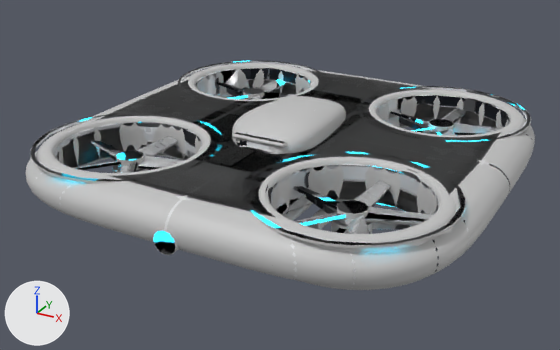
Before and after pictures for a commit that changed the Blender file Tools/ModelFactory/R4SixStyles1/source/01_CleanFuturistic/FlyingDrone_SOURCE.blend.
Camera for both pictures: a 50 mm lens placed at (0.318, -0.605, 0.31), pointed at (-0.006, -0.017, 0.016). The lights are fixed; the arrows at lower left show +X, +Y and +Z. The first picture is the older version.

Names of what the first picture shows: 'FlyingDrone_Body', 'FlyingDrone_LOD1', 'HI_canopy', 'HI_duct', 'HI_duct.001', 'HI_duct.002', 'HI_duct.003', 'HI_ductlight.001', 'HI_slab' and 15 more.
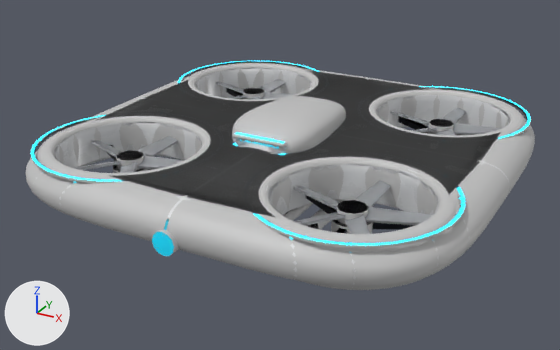
Pixel boxes (x1, y1, x2, y2) of what changed, in the pictures (560 x 350 px; the box of a moved part takes in the faces that stretch with it):
'FlyingDrone_LOD1', reshaped
    before: (32, 61, 529, 255)
    after: (32, 61, 529, 256)
part 1 of me_flyingdrone_body, moved or reshaped
    before: (154, 231, 175, 255)
    after: (152, 232, 173, 256)
part 2 of me_flyingdrone_body, surface changed
    both: (31, 61, 531, 272)
part 3 of me_flyingdrone_body_002, surface changed
    both: (32, 61, 529, 255)

Patch to the scene script:
```diff
--- a/Tools/ModelFactory/R4SixStyles1/source/01_CleanFuturistic/FlyingDrone_SOURCE.blend.py
+++ b/Tools/ModelFactory/R4SixStyles1/source/01_CleanFuturistic/FlyingDrone_SOURCE.blend.py
@@ me_flyingdrone_body @@
 # used by ob_flyingdrone_body; parent = ob_flyingdrone_root; location = (0.0, 0.0, 0.04)
 # verts and faces of me_flyingdrone_body; kept vertices keep their numbers, new ones are numbered from 2376
 # before: 637 (0.0, -0.204, 0.004) at pixel (163, 230), 639 (0.005, -0.204, 0.003) at pixel (169, 234), 641 (0.009, -0.204, -0.001) at pixel (173, 239), 643 (0.01, -0.204, -0.006) at pixel (175, 246), 645 (0.009, -0.204, -0.011) at pixel (174, 251)
 # before: 647 (0.005, -0.204, -0.015) at pixel (170, 254), 649 (0.0, -0.204, -0.016) at pixel (165, 254), 651 (-0.005, -0.204, -0.015) at pixel (159, 251), 653 (-0.009, -0.204, -0.011) at pixel (155, 246), 655 (-0.01, -0.204, -0.006) at pixel (153, 239)
 # before: 657 (-0.009, -0.204, -0.001) at pixel (154, 234), 659 (-0.005, -0.204, 0.003) at pixel (158, 230)
-me_flyingdrone_body.from_pydata(...)  # 2376 vertices, 2652 faces; spans x -0.202..0.202, y -0.204..0.202, z -0.04..0.04
+me_flyingdrone_body.from_pydata(...)  # 2376 vertices, 2652 faces; spans x -0.202..0.202, y -0.206..0.202, z -0.04..0.04
+# me_flyingdrone_body part 1
+delete_faces([(641, 649, 645), (653, 657, 655), (641, 645, 643), (649, 657, 653)])
+for i in [637, 639, 641, 643, 645, 647, 649, 651, 653, 655, 657, 659]: verts[i] += (0.0, -0.002, 0.0)
+faces += [(649, 657, 655), (649, 655, 653), (643, 649, 645), (641, 649, 643)]
+# me_flyingdrone_body part 2: 2647 kept faces spanning x -0.202..0.202, y -0.206..0.202, z -0.04..0.04 get new texture (UV) coordinates
 me_flyingdrone_body.materials.append(mat_flyingdrone_01_cleanfuturistic)
@@ me_flyingdrone_body_002 @@
 # used by ob_flyingdrone_lod1; location = (0.0, 0.0, 0.0)
-me_flyingdrone_body_002.from_pydata(...)  # 1815 vertices, 2602 faces; spans x -0.199..0.199, y -0.204..0.199, z 0.0..0.079
+me_flyingdrone_body_002.from_pydata(...)  # 1815 vertices, 2601 faces; spans x -0.199..0.199, y -0.206..0.199, z 0.0..0.079
+# me_flyingdrone_body_002 part 3: 2592 kept faces spanning x -0.199..0.199, y -0.206..0.199, z 0.0..0.079 get new texture (UV) coordinates
+# edits to the shape of me_flyingdrone_body_002 do not show in these pictures
 me_flyingdrone_body_002.materials.append(mat_flyingdrone_01_cleanfuturistic)
```
